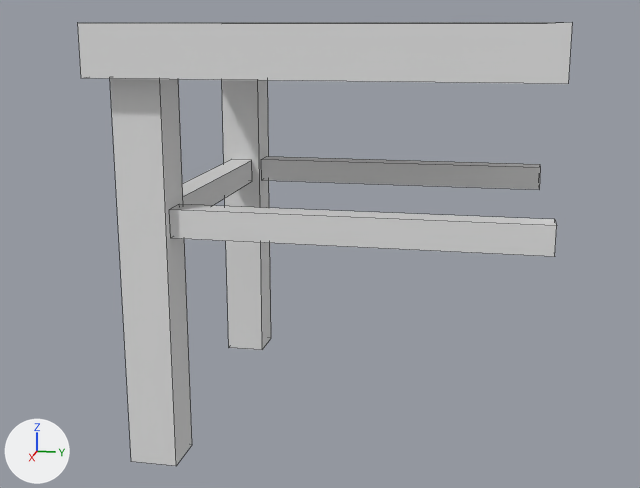
An edit to the OBJ model modern/models/multidecor_kitchen_modern_wooden_table_1.obj, drawn before and after from the same camera.
Rendered twice from a 50 mm camera at (5.01, 0.82, 1.24) aimed at (0.17, -0.15, 0.03). Lighting does not change. The marker at lower left points along +X, +Y and +Z. Mesh edges are drawn as thin lines. Where no turn or scale is listed for an object, it has been applied to the vertices.

Before the edit, the objects in view are built like this:
```python
me_cube = bpy.data.meshes.new('Cube')
me_cube.from_pydata(...)  # 48 vertices, 30 faces; spans x -1.1..1.1, y -1.1..1.1, z -1.0..1.25
# before: 24 (-0.8, -0.75, 0.21) at pixel (261, 180), 25 (-0.8, -0.75, 0.36) at pixel (261, 159), 26 (-0.95, -0.75, 0.21), 27 (-0.95, -0.75, 0.36) at pixel (266, 156), 28 (-0.8, 1.1, 0.21) at pixel (539, 189)
# before: 29 (-0.8, 1.1, 0.36) at pixel (540, 167), 30 (-0.95, 1.1, 0.21), 31 (-0.95, 1.1, 0.36) at pixel (540, 164)
ob_cube = bpy.data.objects.new('Cube', me_cube)
ob_cube.location = (0.0, 0.0, 0.0)
```
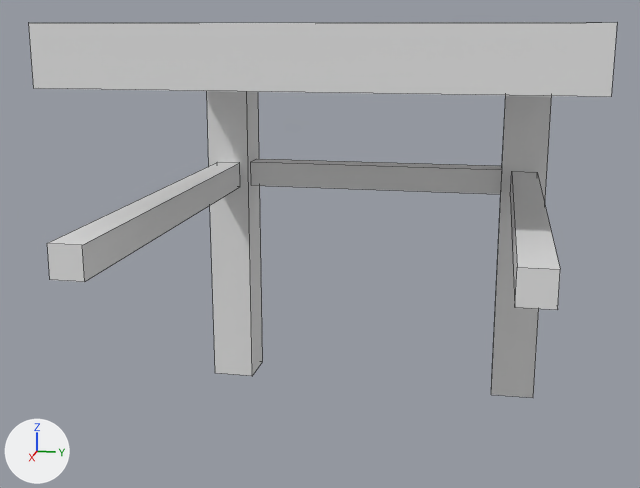
Pixel boxes (x1, y1, x2, y2) of what changed, in the pictures (640 x 488 px; the box of a moved part takes in the faces that stretch with it):
'Cube', reshaped (19% wider, 15% shorter)
    before: (77, 23, 572, 466)
    after: (29, 23, 617, 398)
part 1 of me_cube, added
    after: (29, 23, 617, 97)
part 2 of me_cube, moved or reshaped
    before: (110, 78, 192, 466)
    after: (491, 95, 552, 398)
part 3 of me_cube, moved or reshaped
    before: (222, 80, 271, 350)
    after: (207, 91, 263, 376)
part 4 of me_cube, moved or reshaped
    before: (182, 160, 252, 206)
    after: (251, 159, 502, 194)
part 5 of me_cube, deleted
    before: (77, 23, 572, 84)
part 6 of me_cube, deleted
    before: (169, 204, 557, 257)
part 7 of me_cube, built on
    before: (261, 156, 541, 190)
    after: (47, 162, 560, 310)

The change, as a list of edits to the scene's bpy script:
```text
Change me_cube:
    where me_cube.from_pydata(...)  # 48 vertices, 30 faces; spans x -1.1..1.1, y -1.1..1.1, z -1.0..1.25
    used by ob_cube; location = (0.0, 0.0, 0.0)
    verts and faces of me_cube; kept vertices keep their numbers, new ones are numbered from 48
    me_cube part 1: a new loose piece, a box spanning x -1.26..1.26, y -1.26..1.26, z 0.96..1.25
    me_cube part 2: the loose piece of 8 vertices spanning x 0.75..1.0, y -1.0..-0.75, z -1.0..1.0 is scaled about its middle by (-1.14, -1.14, 1.11), then moved by (-1.88, 1.88, -0.14)
    me_cube part 3: the loose piece of 8 vertices spanning x -1.0..-0.75, y -1.0..-0.75, z -1.0..1.0 is scaled about its middle by (1.14, 1.14, 1.1), then moved by (-0.13, -0.13, -0.14)
    me_cube part 4: the loose piece of 8 vertices spanning x -0.75..0.75, y -0.95..-0.8, z 0.21..0.36 is turned -90 degrees about the z axis through its middle and scaled by 1.14, then moved by (-1.0, 0.87, -0.05)
    me_cube part 5: the loose piece of 8 vertices spanning x -1.1..1.1, y -1.1..1.1, z 1.0..1.25 is deleted
    me_cube part 6: the loose piece of 8 vertices spanning x 0.8..0.95, y -0.75..1.1, z 0.21..0.36 is deleted
    me_cube part 7
    add delete_vertices([*range(24, 32)])  # with the faces that use them
    add verts[48] = (-0.86, 0.92, 0.15)  # pixel (510, 196)
    add verts[49] = (-0.86, 0.92, 0.32)  # pixel (511, 171)
    add verts[50] = (-0.86, 1.08, 0.15)
    add verts[51] = (-0.86, 1.08, 0.32)  # pixel (537, 172)
    add verts[52] = (-0.86, -0.92, 0.15)  # pixel (240, 186)
    add verts[53] = (-0.86, -0.92, 0.32)  # pixel (239, 162)
    add verts[54] = (-0.86, -1.08, 0.15)
    add verts[55] = (-0.86, -1.08, 0.32)  # pixel (217, 162)
    add for new, old in zip([*range(56, 64)], [*range(48, 56)]): verts[new] = verts[old] + (2.42, 0.0, 0.0)
    add faces += [(50, 51, 59, 58), (48, 56, 57, 49), (48, 50, 58, 56), (49, 57, 59, 51), (54, 62, 63, 55), (52, 53, 61, 60)]
    add faces += [(52, 60, 62, 54), (53, 55, 63, 61), (56, 58, 59, 57), (60, 61, 63, 62)]
```
